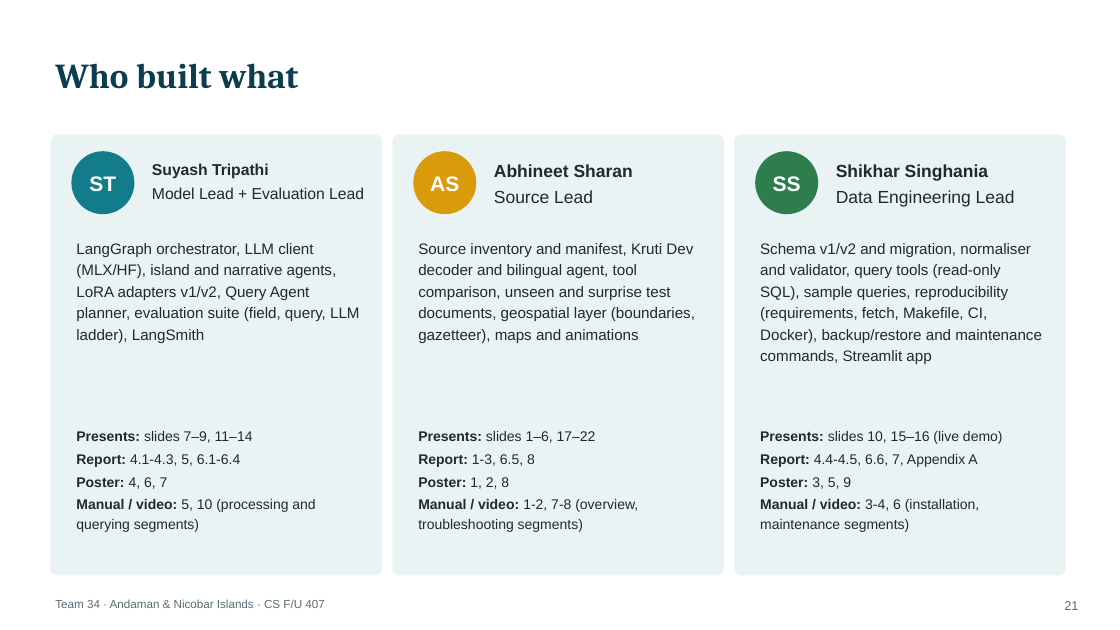
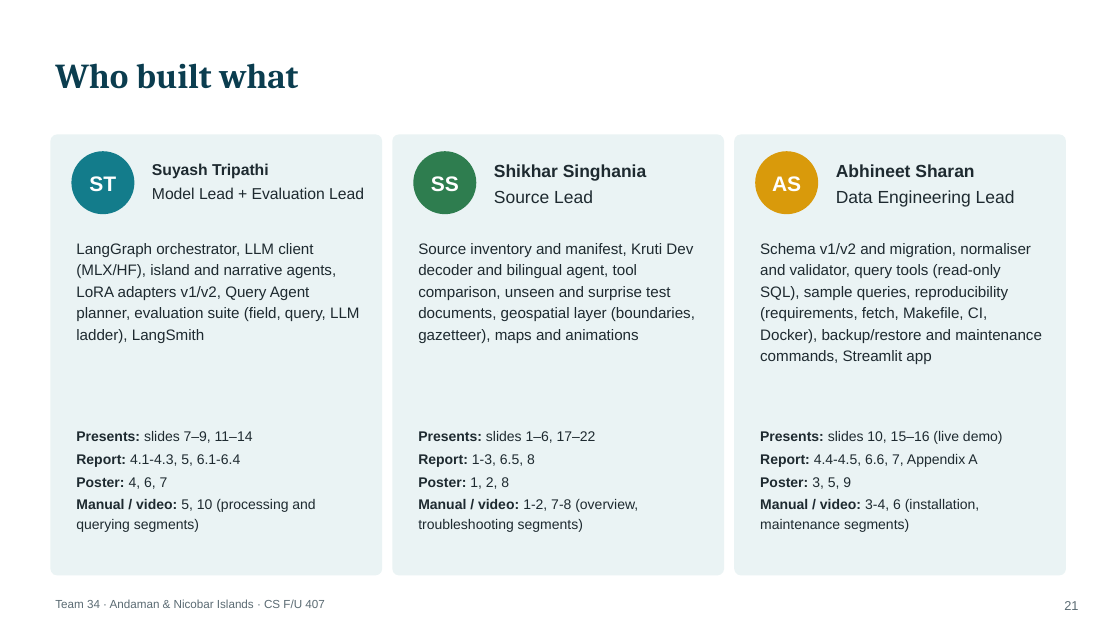
Before and after one commit to yababa-s/agriculture-assignment, a slide deck: slide 21 of reports/out/34_AN_PRESENTATION_v1.pptx. Drawn at 1120x630 pixels with LibreOffice and Linux fonts; fonts in the diff are those of the drawing. Boxes give left, top, right and bottom in pixels: in the first picture for what was removed or moved away, otherwise in the second. Text is boxed around its words. In the diff, an @@ line names an element or a change of style, - is before the commit and + after.

```diff
--- a/reports/out/34_AN_PRESENTATION_v1.pptx
+++ b/reports/out/34_AN_PRESENTATION_v1.pptx
@@ ellipse "SS" at bbox=[413, 151, 476, 214]: fill #D99A0B to #2E7D4F @@
@@ text in ellipse at bbox=[431, 176, 459, 191]: text changed @@
-AS
+SS
@@ text at bbox=[494, 164, 647, 181]: text changed @@
-Abhineet Sharan
+Shikhar Singhania
@@ ellipse "AS" at bbox=[755, 151, 818, 214]: fill #2E7D4F to #D99A0B @@
@@ text in ellipse at bbox=[772, 176, 801, 192]: text changed @@
-SS
+AS
@@ text at bbox=[836, 164, 974, 177]: text changed @@
-Shikhar Singhania
+Abhineet Sharan
```
Also in this commit, not shown: 14 other slides changed, 13 other files.
